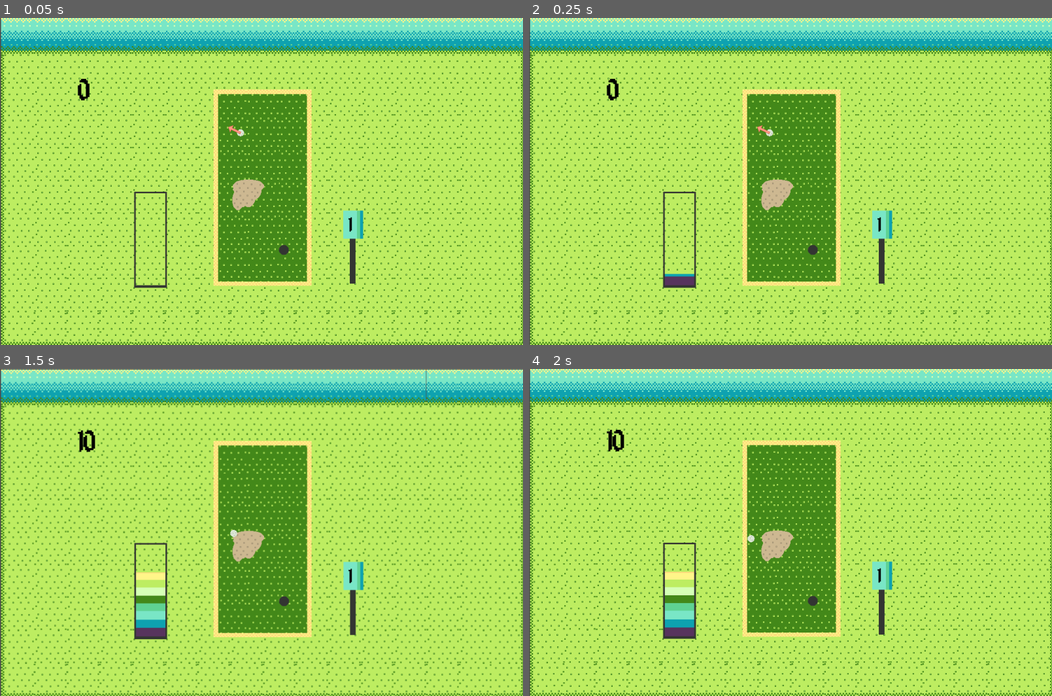
Above: before the commit, frames 1-4 (two rows, left to right).
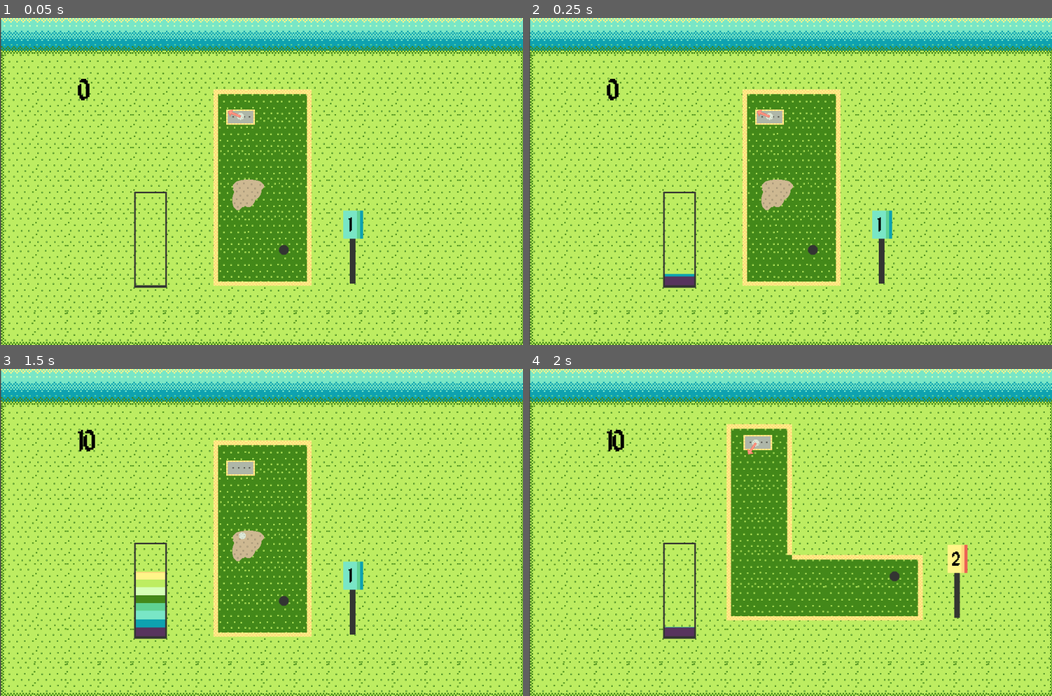
Above: after the commit, the same moments.

Repository: kenset/Par-One
Game: Godot game, scene res://PlayScene.tscn
Same seed, same stepped clock (60 frames per second), same inputs: the game is played once before the commit and once after it.
Inputs (mouse positions are in pixels of both pictures, inside the frame that each line leads up to):
- Up to frame 1 (0.05 s): no input
- Up to frame 2 (0.25 s): no input
- Up to frame 3 (1.5 s): tap Enter at 0.5 s; move the mouse to (376, 516) at 0.52 s; tap Space at 0.77 s; move the mouse to (156, 548) at 1.27 s
- Up to frame 4 (2 s): tap Space at 1.52 s

The runs differ from the first frame. In frame 1, 0.3% of the frame differs, in the area x 43-49%, y 28-37%; in frame 2, 0.3%; in frame 3, 12%; in frame 4, 14%, in the area x 25-84%, y 16-82%.

Commit message:
Adds tee-off sprites

Diff:
--- a/PlayScene.tscn
+++ b/PlayScene.tscn
@@ -33,6 +33,7 @@
 courses = [ ExtResource( 2 ), ExtResource( 3 ), ExtResource( 4 ), ExtResource( 5 ), ExtResource( 6 ), ExtResource( 7 ), ExtResource( 8 ), ExtResource( 9 ), ExtResource( 10 ) ]
 
 [node name="Background" type="Node2D" parent="."]
+editor/display_folded = true
 
 [node name="grass_right_bottom" type="Sprite" parent="Background"]
 position = Vector2( 992, 592.008 )
--- a/courses/Course_01.tscn
+++ b/courses/Course_01.tscn
@@ -10,9 +10,10 @@
 [ext_resource path="res://courses/course_components/BottomCourse.tscn" type="PackedScene" id=8]
 [ext_resource path="res://courses/course_components/CourseGrass.tscn" type="PackedScene" id=9]
 [ext_resource path="res://SandTrap.tscn" type="PackedScene" id=10]
-[ext_resource path="res://GolfBall.tscn" type="PackedScene" id=11]
-[ext_resource path="res://Hole.tscn" type="PackedScene" id=12]
-[ext_resource path="res://Sign.tscn" type="PackedScene" id=13]
+[ext_resource path="res://assets/background/tee2.png" type="Texture" id=11]
+[ext_resource path="res://GolfBall.tscn" type="PackedScene" id=12]
+[ext_resource path="res://Hole.tscn" type="PackedScene" id=13]
+[ext_resource path="res://Sign.tscn" type="PackedScene" id=14]
 
 [node name="Course_01" type="Node2D"]
 
@@ -76,11 +77,15 @@
 [node name="SandTrap" parent="." instance=ExtResource( 10 )]
 position = Vector2( -29.0294, 12.6741 )
 
-[node name="GolfBall" parent="." instance=ExtResource( 11 )]
-position = Vector2( -48, -112 )
+[node name="tee2" type="Sprite" parent="."]
+position = Vector2( -43, -136 )
+texture = ExtResource( 11 )
 
-[node name="Hole" parent="." instance=ExtResource( 12 )]
+[node name="GolfBall" parent="." instance=ExtResource( 12 )]
+position = Vector2( -48, -144 )
+
+[node name="Hole" parent="." instance=ExtResource( 13 )]
 position = Vector2( 32, 112 )
 
-[node name="Sign" parent="." instance=ExtResource( 13 )]
+[node name="Sign" parent="." instance=ExtResource( 14 )]
 position = Vector2( 176, 88 )
--- a/courses/Course_02.tscn
+++ b/courses/Course_02.tscn
@@ -9,9 +9,10 @@
 [ext_resource path="res://courses/course_components/CourseGrass.tscn" type="PackedScene" id=7]
 [ext_resource path="res://courses/course_components/TopCourse.tscn" type="PackedScene" id=8]
 [ext_resource path="res://courses/course_components/BottomRightCourse.tscn" type="PackedScene" id=9]
-[ext_resource path="res://GolfBall.tscn" type="PackedScene" id=10]
-[ext_resource path="res://Hole.tscn" type="PackedScene" id=11]
-[ext_resource path="res://Sign.tscn" type="PackedScene" id=12]
+[ext_resource path="res://assets/background/tee2.png" type="Texture" id=10]
+[ext_resource path="res://GolfBall.tscn" type="PackedScene" id=11]
+[ext_resource path="res://Hole.tscn" type="PackedScene" id=12]
+[ext_resource path="res://Sign.tscn" type="PackedScene" id=13]
 
 [node name="Course_01" type="Node2D"]
 
@@ -79,12 +80,16 @@
 [node name="TopCourse" parent="CourseComponents" instance=ExtResource( 8 )]
 position = Vector2( 32, 32 )
 
-[node name="GolfBall" parent="." instance=ExtResource( 10 )]
+[node name="tee2" type="Sprite" parent="."]
+position = Vector2( -66, -186 )
+texture = ExtResource( 10 )
+
+[node name="GolfBall" parent="." instance=ExtResource( 11 )]
 position = Vector2( -75, -192 )
 
-[node name="Hole" parent="." instance=ExtResource( 11 )]
+[node name="Hole" parent="." instance=ExtResource( 12 )]
 position = Vector2( 192, 64 )
 
-[node name="Sign" parent="." instance=ExtResource( 12 )]
+[node name="Sign" parent="." instance=ExtResource( 13 )]
 position = Vector2( 322.063, 55.1085 )
 LABEL = 2
--- a/courses/Course_03.tscn
+++ b/courses/Course_03.tscn
@@ -9,9 +9,10 @@
 [ext_resource path="res://courses/course_components/BottomRightCourse.tscn" type="PackedScene" id=7]
 [ext_resource path="res://courses/course_components/BottomCourse.tscn" type="PackedScene" id=8]
 [ext_resource path="res://courses/course_components/CourseGrass.tscn" type="PackedScene" id=9]
-[ext_resource path="res://GolfBall.tscn" type="PackedScene" id=10]
-[ext_resource path="res://Hole.tscn" type="PackedScene" id=11]
-[ext_resource path="res://Sign.tscn" type="PackedScene" id=12]
+[ext_resource path="res://assets/background/tee2.png" type="Texture" id=10]
+[ext_resource path="res://GolfBall.tscn" type="PackedScene" id=11]
+[ext_resource path="res://Hole.tscn" type="PackedScene" id=12]
+[ext_resource path="res://Sign.tscn" type="PackedScene" id=13]
 
 [node name="Course_03" type="Node2D"]
 
@@ -69,12 +70,16 @@
 [node name="CourseGrass3" parent="CourseComponents" instance=ExtResource( 9 )]
 position = Vector2( 64, -64 )
 
-[node name="GolfBall" parent="." instance=ExtResource( 10 )]
+[node name="tee2" type="Sprite" parent="."]
+position = Vector2( -67.3942, 166.051 )
+texture = ExtResource( 10 )
+
+[node name="GolfBall" parent="." instance=ExtResource( 11 )]
 position = Vector2( -86, 160 )
 
-[node name="Hole" parent="." instance=ExtResource( 11 )]
+[node name="Hole" parent="." instance=ExtResource( 12 )]
 position = Vector2( 160, -160 )
 
-[node name="Sign" parent="." instance=ExtResource( 12 )]
+[node name="Sign" parent="." instance=ExtResource( 13 )]
 position = Vector2( 61.0779, 87.1967 )
 LABEL = 3
--- a/courses/Course_04.tscn
+++ b/courses/Course_04.tscn
@@ -8,9 +8,10 @@
 [ext_resource path="res://courses/course_components/BottomRightCourse.tscn" type="PackedScene" id=6]
 [ext_resource path="res://courses/course_components/BottomCourse.tscn" type="PackedScene" id=7]
 [ext_resource path="res://courses/course_components/CourseGrass.tscn" type="PackedScene" id=8]
-[ext_resource path="res://GolfBall.tscn" type="PackedScene" id=9]
-[ext_resource path="res://Hole.tscn" type="PackedScene" id=10]
-[ext_resource path="res://Sign.tscn" type="PackedScene" id=11]
+[ext_resource path="res://assets/background/tee2.png" type="Texture" id=9]
+[ext_resource path="res://GolfBall.tscn" type="PackedScene" id=10]
+[ext_resource path="res://Hole.tscn" type="PackedScene" id=11]
+[ext_resource path="res://Sign.tscn" type="PackedScene" id=12]
 
 [node name="Course_04" type="Node2D"]
 
@@ -65,12 +66,16 @@
 [node name="CourseGrass8" parent="CourseComponents" instance=ExtResource( 8 )]
 position = Vector2( 0, 128 )
 
-[node name="GolfBall" parent="." instance=ExtResource( 9 )]
+[node name="tee2" type="Sprite" parent="."]
+position = Vector2( 78.6076, 155.295 )
+texture = ExtResource( 9 )
+
+[node name="GolfBall" parent="." instance=ExtResource( 10 )]
 position = Vector2( 80, 149 )
 
-[node name="Hole" parent="." instance=ExtResource( 10 )]
+[node name="Hole" parent="." instance=ExtResource( 11 )]
 position = Vector2( -12, -144 )
 
-[node name="Sign" parent="." instance=ExtResource( 11 )]
+[node name="Sign" parent="." instance=ExtResource( 12 )]
 position = Vector2( 187.292, 94.684 )
 LABEL = 4
--- a/courses/Course_05.tscn
+++ b/courses/Course_05.tscn
@@ -9,9 +9,10 @@
 [ext_resource path="res://courses/course_components/BottomRightCourse.tscn" type="PackedScene" id=7]
 [ext_resource path="res://courses/course_components/BottomCourse.tscn" type="PackedScene" id=8]
 [ext_resource path="res://courses/course_components/CourseGrass.tscn" type="PackedScene" id=9]
-[ext_resource path="res://GolfBall.tscn" type="PackedScene" id=10]
-[ext_resource path="res://Hole.tscn" type="PackedScene" id=11]
-[ext_resource path="res://Sign.tscn" type="PackedScene" id=12]
+[ext_resource path="res://assets/background/tee2.png" type="Texture" id=10]
+[ext_resource path="res://GolfBall.tscn" type="PackedScene" id=11]
+[ext_resource path="res://Hole.tscn" type="PackedScene" id=12]
+[ext_resource path="res://Sign.tscn" type="PackedScene" id=13]
 
 [node name="Course_05" type="Node2D"]
 
@@ -87,12 +88,17 @@
 [node name="CourseGrass5" parent="CourseComponents" instance=ExtResource( 9 )]
 position = Vector2( 0, 64 )
 
-[node name="GolfBall" parent="." instance=ExtResource( 10 )]
+[node name="tee2" type="Sprite" parent="."]
+position = Vector2( 261.713, 92.6893 )
+rotation = -1.57079
+texture = ExtResource( 10 )
+
+[node name="GolfBall" parent="." instance=ExtResource( 11 )]
 position = Vector2( 256, 101 )
 
-[node name="Hole" parent="." instance=ExtResource( 11 )]
+[node name="Hole" parent="." instance=ExtResource( 12 )]
 position = Vector2( -16, -118 )
 
-[node name="Sign" parent="." instance=ExtResource( 12 )]
+[node name="Sign" parent="." instance=ExtResource( 13 )]
 position = Vector2( 347.733, 41.2035 )
 LABEL = 5
--- a/courses/Course_06.tscn
+++ b/courses/Course_06.tscn
@@ -8,9 +8,10 @@
 [ext_resource path="res://courses/course_components/BottomLeftCourse.tscn" type="PackedScene" id=6]
 [ext_resource path="res://courses/course_components/BottomRightCourse.tscn" type="PackedScene" id=7]
 [ext_resource path="res://courses/course_components/CourseGrass.tscn" type="PackedScene" id=8]
-[ext_resource path="res://GolfBall.tscn" type="PackedScene" id=9]
-[ext_resource path="res://Hole.tscn" type="PackedScene" id=10]
-[ext_resource path="res://Sign.tscn" type="PackedScene" id=11]
+[ext_resource path="res://assets/background/tee2.png" type="Texture" id=9]
+[ext_resource path="res://GolfBall.tscn" type="PackedScene" id=10]
+[ext_resource path="res://Hole.tscn" type="PackedScene" id=11]
+[ext_resource path="res://Sign.tscn" type="PackedScene" id=12]
 
 [node name="Course_06" type="Node2D"]
 
@@ -89,12 +90,17 @@
 [node name="CourseGrass8" parent="CourseComponents" instance=ExtResource( 8 )]
 position = Vector2( 128, 64 )
 
-[node name="GolfBall" parent="." instance=ExtResource( 9 )]
+[node name="tee2" type="Sprite" parent="."]
+position = Vector2( -137.82, -109.762 )
+rotation = -1.57079
+texture = ExtResource( 9 )
+
+[node name="GolfBall" parent="." instance=ExtResource( 10 )]
 position = Vector2( -144, -112 )
 
-[node name="Hole" parent="." instance=ExtResource( 10 )]
+[node name="Hole" parent="." instance=ExtResource( 11 )]
 position = Vector2( -16, 158 )
 
-[node name="Sign" parent="." instance=ExtResource( 11 )]
+[node name="Sign" parent="." instance=ExtResource( 12 )]
 position = Vector2( 208.684, 102.171 )
 LABEL = 6
--- a/courses/Course_07.tscn
+++ b/courses/Course_07.tscn
@@ -8,9 +8,10 @@
 [ext_resource path="res://courses/course_components/BottomLeftCourse.tscn" type="PackedScene" id=6]
 [ext_resource path="res://courses/course_components/BottomRightCourse.tscn" type="PackedScene" id=7]
 [ext_resource path="res://courses/course_components/CourseGrass.tscn" type="PackedScene" id=8]
-[ext_resource path="res://GolfBall.tscn" type="PackedScene" id=9]
-[ext_resource path="res://Hole.tscn" type="PackedScene" id=10]
-[ext_resource path="res://Sign.tscn" type="PackedScene" id=11]
+[ext_resource path="res://assets/background/tee2.png" type="Texture" id=9]
+[ext_resource path="res://GolfBall.tscn" type="PackedScene" id=10]
+[ext_resource path="res://Hole.tscn" type="PackedScene" id=11]
+[ext_resource path="res://Sign.tscn" type="PackedScene" id=12]
 
 [node name="Course_07" type="Node2D"]
 
@@ -66,12 +67,16 @@
 [node name="CourseGrass2" parent="CourseComponents" instance=ExtResource( 8 )]
 position = Vector2( -192, -64 )
 
-[node name="GolfBall" parent="." instance=ExtResource( 9 )]
-position = Vector2( 112.28, 144 )
+[node name="tee2" type="Sprite" parent="."]
+position = Vector2( 111.034, 163.567 )
+texture = ExtResource( 9 )
 
-[node name="Hole" parent="." instance=ExtResource( 10 )]
+[node name="GolfBall" parent="." instance=ExtResource( 10 )]
+position = Vector2( 113.468, 155.409 )
+
+[node name="Hole" parent="." instance=ExtResource( 11 )]
 position = Vector2( 27.8, -112 )
 
-[node name="Sign" parent="." instance=ExtResource( 11 )]
+[node name="Sign" parent="." instance=ExtResource( 12 )]
 position = Vector2( 248.794, 89.8708 )
 LABEL = 7
--- a/courses/Course_08.tscn
+++ b/courses/Course_08.tscn
@@ -1,13 +1,14 @@
-[gd_scene load_steps=9 format=2]
+[gd_scene load_steps=10 format=2]
 
 [ext_resource path="res://courses/course_components/TopLeftCourse.tscn" type="PackedScene" id=1]
 [ext_resource path="res://courses/course_components/TopRightCourse.tscn" type="PackedScene" id=2]
 [ext_resource path="res://courses/course_components/BottomLeftCourse.tscn" type="PackedScene" id=3]
 [ext_resource path="res://courses/course_components/BottomRightCourse.tscn" type="PackedScene" id=4]
 [ext_resource path="res://courses/course_components/CourseGrass.tscn" type="PackedScene" id=5]
-[ext_resource path="res://GolfBall.tscn" type="PackedScene" id=6]
-[ext_resource path="res://Hole.tscn" type="PackedScene" id=7]
-[ext_resource path="res://Sign.tscn" type="PackedScene" id=8]
+[ext_resource path="res://assets/background/tee2.png" type="Texture" id=6]
+[ext_resource path="res://GolfBall.tscn" type="PackedScene" id=7]
+[ext_resource path="res://Hole.tscn" type="PackedScene" id=8]
+[ext_resource path="res://Sign.tscn" type="PackedScene" id=9]
 
 [node name="Course_08" type="Node2D"]
 
@@ -53,12 +54,16 @@
 [node name="CourseGrass3" parent="CourseComponents" instance=ExtResource( 5 )]
 position = Vector2( 0, -64 )
 
-[node name="GolfBall" parent="." instance=ExtResource( 6 )]
-position = Vector2( 112, 112 )
+[node name="tee2" type="Sprite" parent="."]
+position = Vector2( 110.511, 132.667 )
+texture = ExtResource( 6 )
 
-[node name="Hole" parent="." instance=ExtResource( 7 )]
+[node name="GolfBall" parent="." instance=ExtResource( 7 )]
+position = Vector2( 112, 124.835 )
+
+[node name="Hole" parent="." instance=ExtResource( 8 )]
 position = Vector2( -112, -112 )
 
-[node name="Sign" parent="." instance=ExtResource( 8 )]
+[node name="Sign" parent="." instance=ExtResource( 9 )]
 position = Vector2( 226.333, 56.7129 )
 LABEL = 8
--- a/courses/Course_09.tscn
+++ b/courses/Course_09.tscn
@@ -7,9 +7,10 @@
 [ext_resource path="res://courses/course_components/BottomRightCourse.tscn" type="PackedScene" id=5]
 [ext_resource path="res://courses/course_components/CourseGrass.tscn" type="PackedScene" id=6]
 [ext_resource path="res://courses/course_components/SideRightCourse.tscn" type="PackedScene" id=7]
-[ext_resource path="res://GolfBall.tscn" type="PackedScene" id=8]
-[ext_resource path="res://Hole.tscn" type="PackedScene" id=9]
-[ext_resource path="res://Sign.tscn" type="PackedScene" id=10]
+[ext_resource path="res://assets/background/tee2.png" type="Texture" id=8]
+[ext_resource path="res://GolfBall.tscn" type="PackedScene" id=9]
+[ext_resource path="res://Hole.tscn" type="PackedScene" id=10]
+[ext_resource path="res://Sign.tscn" type="PackedScene" id=11]
 
 [node name="Course_09" type="Node2D"]
 
@@ -76,12 +77,16 @@
 [node name="SideRightCourse" parent="CourseComponents" instance=ExtResource( 7 )]
 position = Vector2( -64, 128 )
 
-[node name="GolfBall" parent="." instance=ExtResource( 8 )]
-position = Vector2( -64, 154 )
+[node name="tee2" type="Sprite" parent="."]
+position = Vector2( -31.2954, 169.034 )
+texture = ExtResource( 8 )
 
-[node name="Hole" parent="." instance=ExtResource( 9 )]
+[node name="GolfBall" parent="." instance=ExtResource( 9 )]
+position = Vector2( -40.7063, 162.795 )
+
+[node name="Hole" parent="." instance=ExtResource( 10 )]
 position = Vector2( 106, -86 )
 
-[node name="Sign" parent="." instance=ExtResource( 10 )]
+[node name="Sign" parent="." instance=ExtResource( 11 )]
 position = Vector2( 173.922, 101.637 )
 LABEL = 9
Binary file added: assets/background/tee2.png
Not shown, added: assets/background/tee2.png.import
Not shown: 1 places in courses/Course_01.tscn that only renumber resources
Not shown: 1 places in courses/Course_02.tscn that only renumber resources
Not shown: 1 places in courses/Course_03.tscn that only renumber resources
Not shown: 1 places in courses/Course_04.tscn that only renumber resources
Not shown: 1 places in courses/Course_05.tscn that only renumber resources
Not shown: 1 places in courses/Course_06.tscn that only renumber resources
Not shown: 1 places in courses/Course_07.tscn that only renumber resources
Not shown: 1 places in courses/Course_09.tscn that only renumber resources
